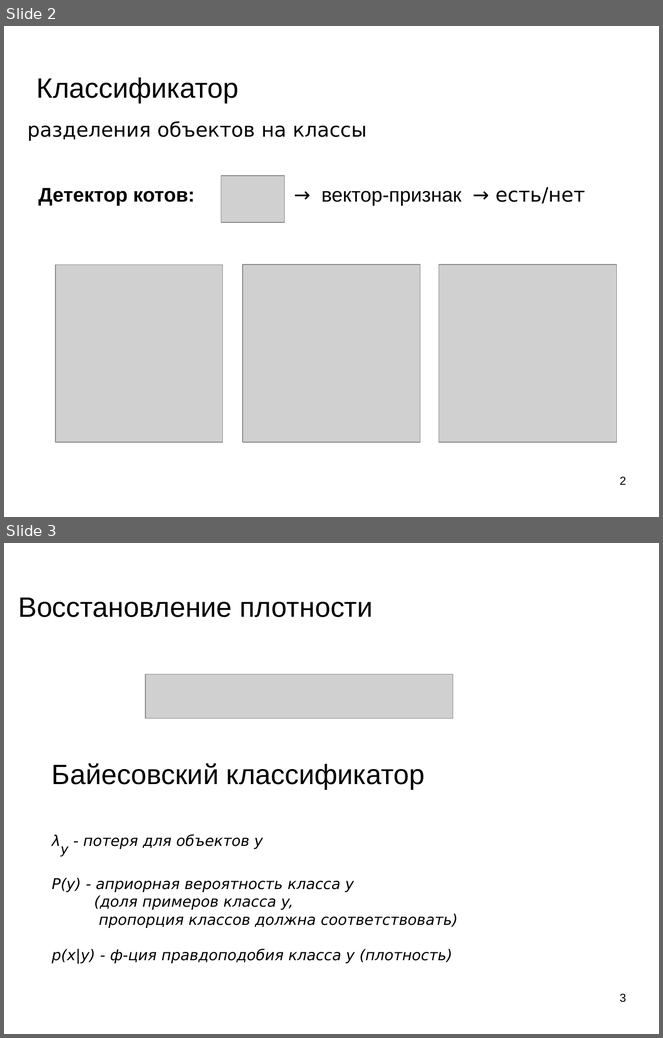
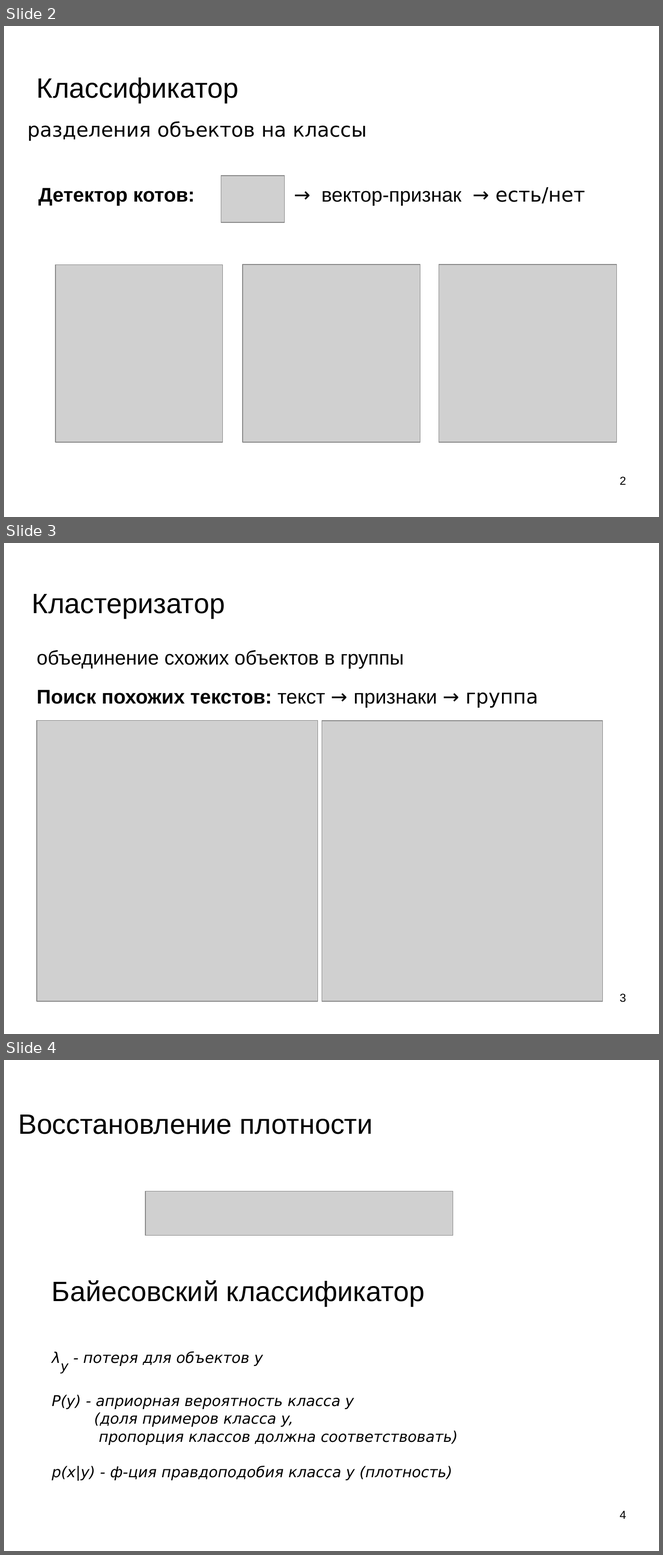
Before and after one commit to mechanoid5/ml_lectorium_legacy, a slide deck: 05-em.odp. Shown one above the other, each under a label of ours: slides 2 and 3 before the commit, slides 2, 3 and 4 after it. The pictures are 663x1038 and 663x1555 pixels, drawn with LibreOffice and Linux fonts; fonts in the diff are those of the drawing; grey boxes stand for pictures; background and template pictures are left out. Boxes give left, top, right and bottom in pixels: in the first picture for what was removed or moved away, otherwise in the second. Text is boxed around its words. In the diff, an @@ line names an element or a change of style, - is before the commit and + after.

```diff
--- a/05-em.odp
+++ b/05-em.odp
@@ slide 3 added at (x1=4, y1=543, x2=659, y2=1034), background picture (left out) @@
@@ title added at (x1=32, y1=594, x2=225, y2=618), 33.9 pt, text #000000 @@
+Кластеризатор
@@ text added at (x1=37, y1=650, x2=404, y2=669), 24 pt, text #000000 @@
+объединение схожих объектов в группы
@@ text added at (x1=37, y1=690, x2=539, y2=708), 24 pt, text #000000 @@
+Поиск похожих текстов: текст → признаки → группа
@@ picture added at (x1=37, y1=721, x2=318, y2=1002) @@
@@ picture added at (x1=322, y1=721, x2=603, y2=1002) @@
@@ page number added at (x1=620, y1=994, x2=626, y2=1003), 14 pt, text #000000 @@
+3
@@ what was slide 3 is now slide 4 @@
@@ page number at (x1=620, y1=1511, x2=626, y2=1519): text changed @@
-3
+4
```
Also in this commit, not shown: 3 slides changed, 1 other slide added, 1 slide removed, 3 other files.
